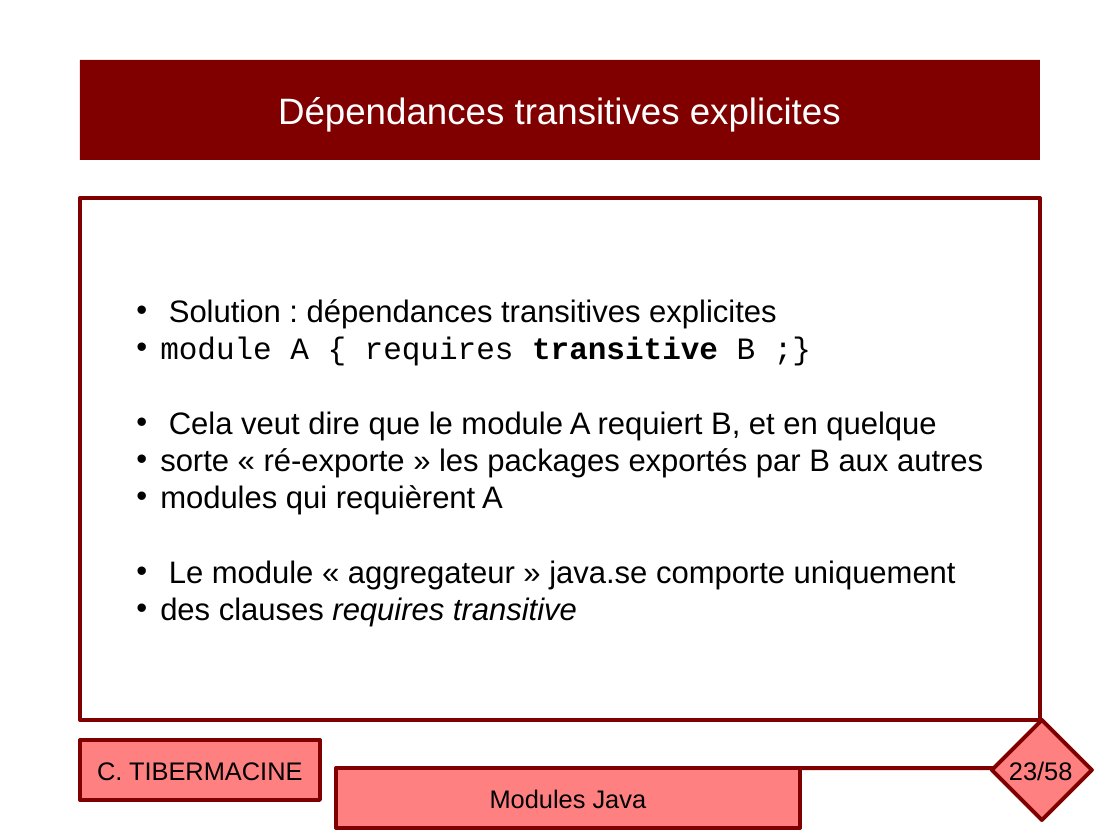
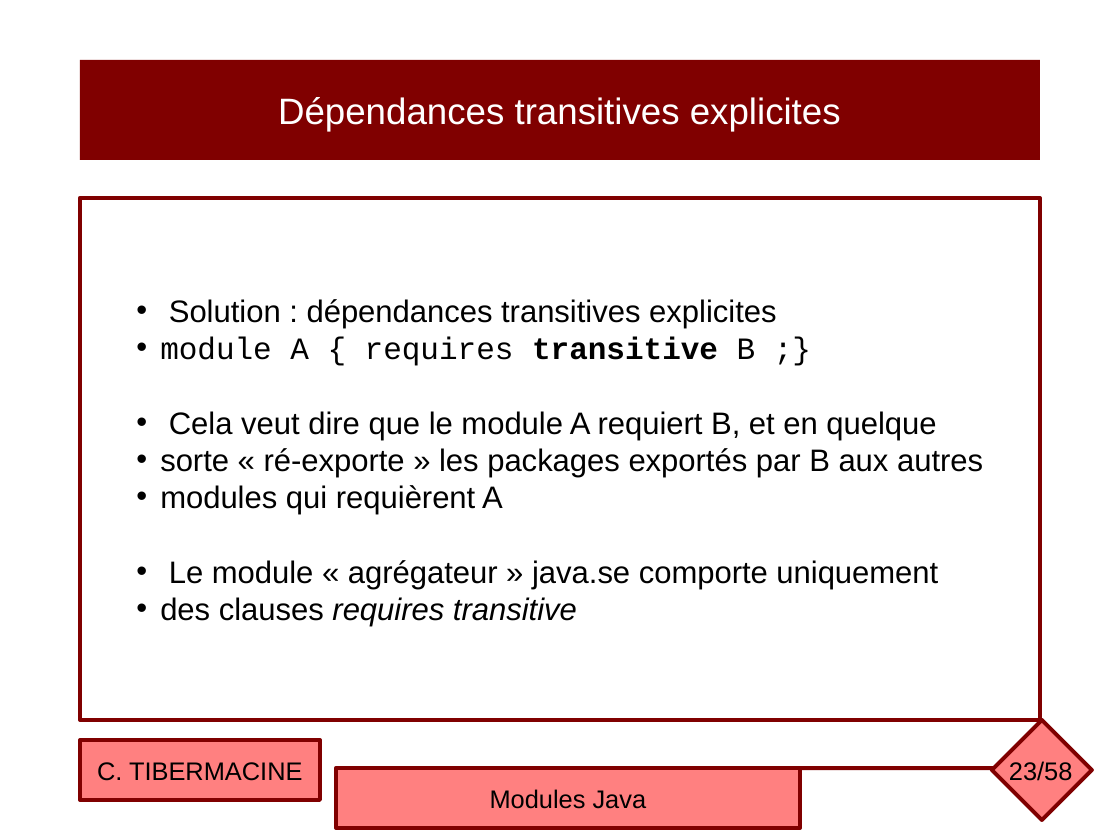
Before and after one commit to ctiber/composants, a slide deck: slide 23 of cours/cours6.odp. Drawn at 1120x840 pixels with LibreOffice and Linux fonts; fonts in the diff are those of the drawing. Boxes give left, top, right and bottom in pixels: in the first picture for what was removed or moved away, otherwise in the second. Text is boxed around its words. In the diff, an @@ line names an element or a change of style, - is before the commit and + after.

Commit message:
Mise à jour des slides du cours Modules Java

```diff
--- a/cours/cours6.odp
+++ b/cours/cours6.odp
@@ text in rectangle at box(169, 560, 938, 589): text changed @@
-• Le module « aggregateur » java.se comporte uniquement
+• Le module « agrégateur » java.se comporte uniquement
```
Also in this commit, not shown: 3 other slides changed, 3 other files.
